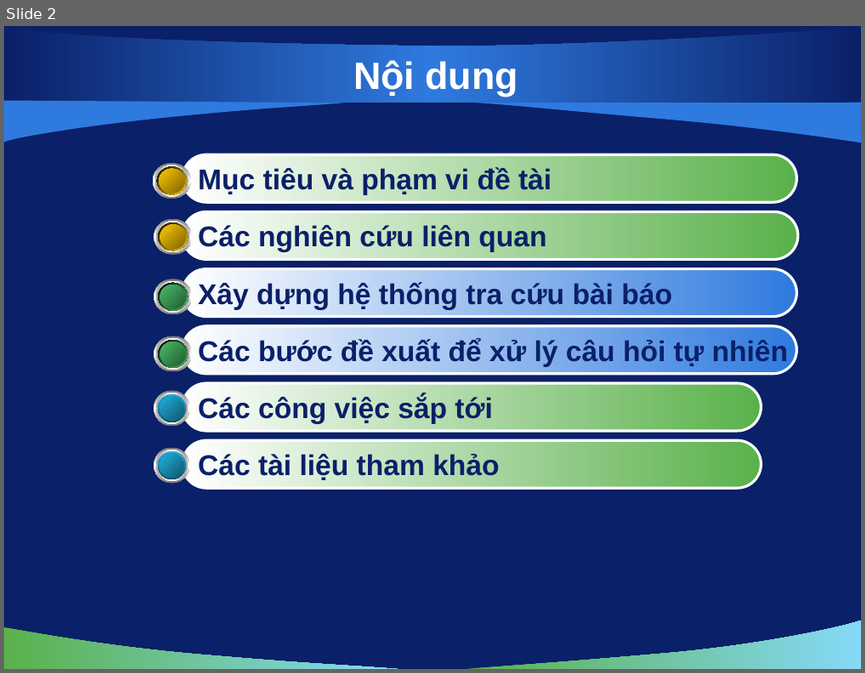
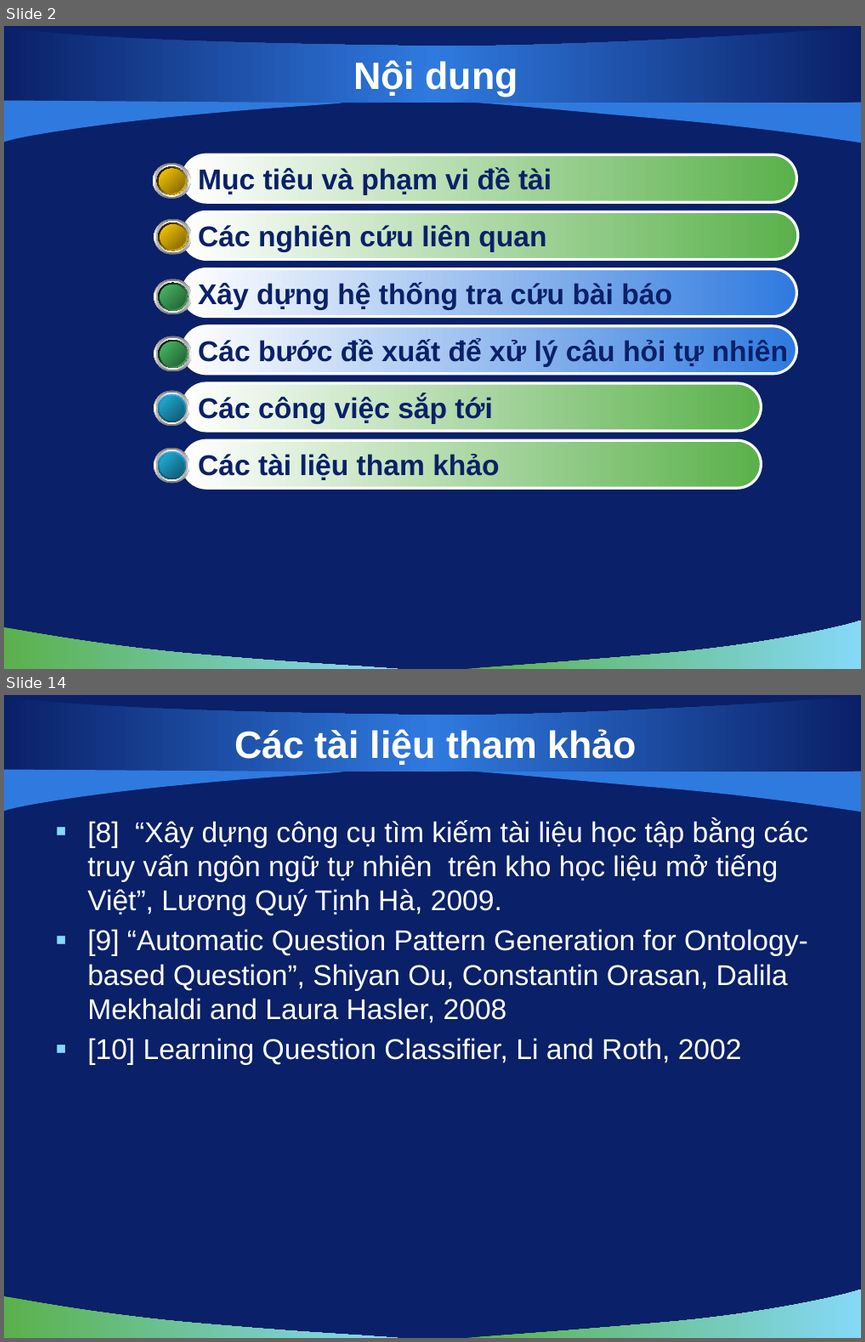
Before and after one commit to hungntit/filnalproject, a slide deck: De Cuong/bao cao 03-12-2010.pptx. Shown one above the other, each under a label of ours: slide 2 before the commit, slides 2 and 14 after it; the slides between them are not shown. The pictures are 865x673 and 865x1342 pixels, drawn with LibreOffice and Linux fonts; fonts in the diff are those of the drawing; background and template pictures are left out. Boxes give left, top, right and bottom in pixels: in the first picture for what was removed or moved away, otherwise in the second. Text is boxed around its words. In the diff, an @@ line names an element or a change of style, - is before the commit and + after.

```diff
--- a/De Cuong/bao cao 03-12-2010.pptx
+++ b/De Cuong/bao cao 03-12-2010.pptx
@@ slide 14 added at (x1=4, y1=695, x2=861, y2=1338), background picture (left out); not listed: 5 template elements that a slide beside it also shows @@
@@ title added at (x1=234, y1=729, x2=637, y2=765), 32 pt, text #FFFFFF, bold @@
+Các tài liệu tham khảo
@@ text added at (x1=87, y1=819, x2=808, y2=1065), 24 pt, text #FFFFFF @@
+▪ [8] “Xây dựng công cụ tìm kiếm tài liệu học tập bằng các truy vấn ngôn ngữ tự nhiên trên kho học liệu mở tiếng Việt”, Lương Quý Tịnh Hà, 2009.
+▪ [9] “Automatic Question Pattern Generation for Ontology-based Question”, Shiyan Ou, Constantin Orasan, Dalila Mekhaldi and Laura Hasler, 2008
+▪ [10] Learning Question Classifier, Li and Roth, 2002
```
Also in this commit, not shown: 1 slide changed, 10 other slides added.
